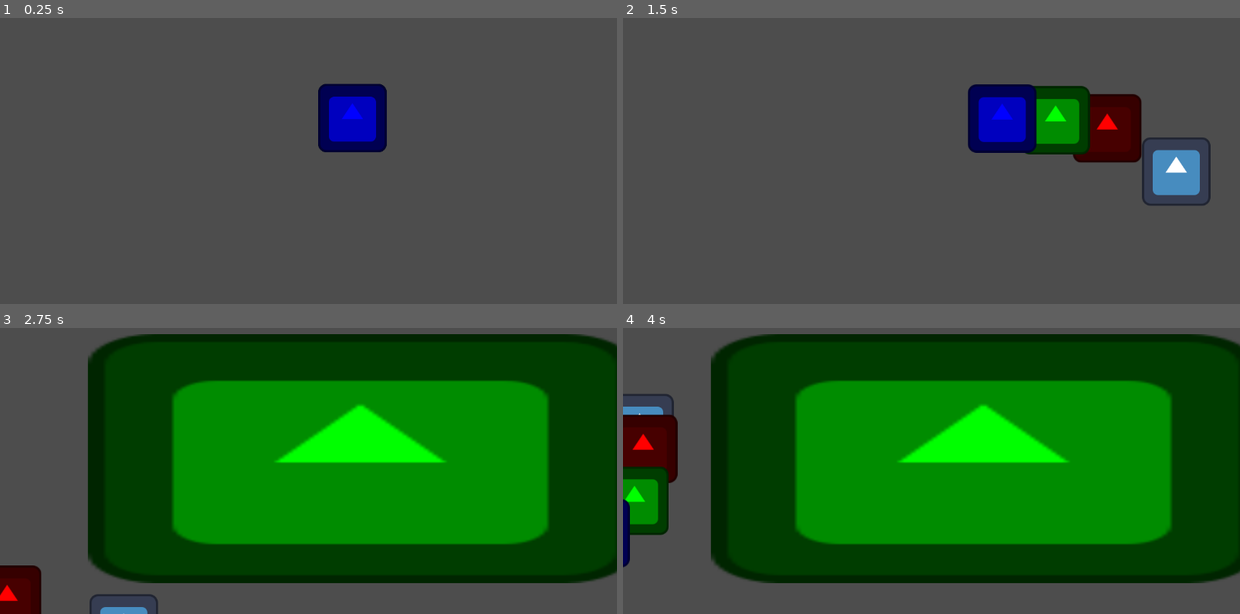
Above: before the commit, frames 1-4 (two rows, left to right).
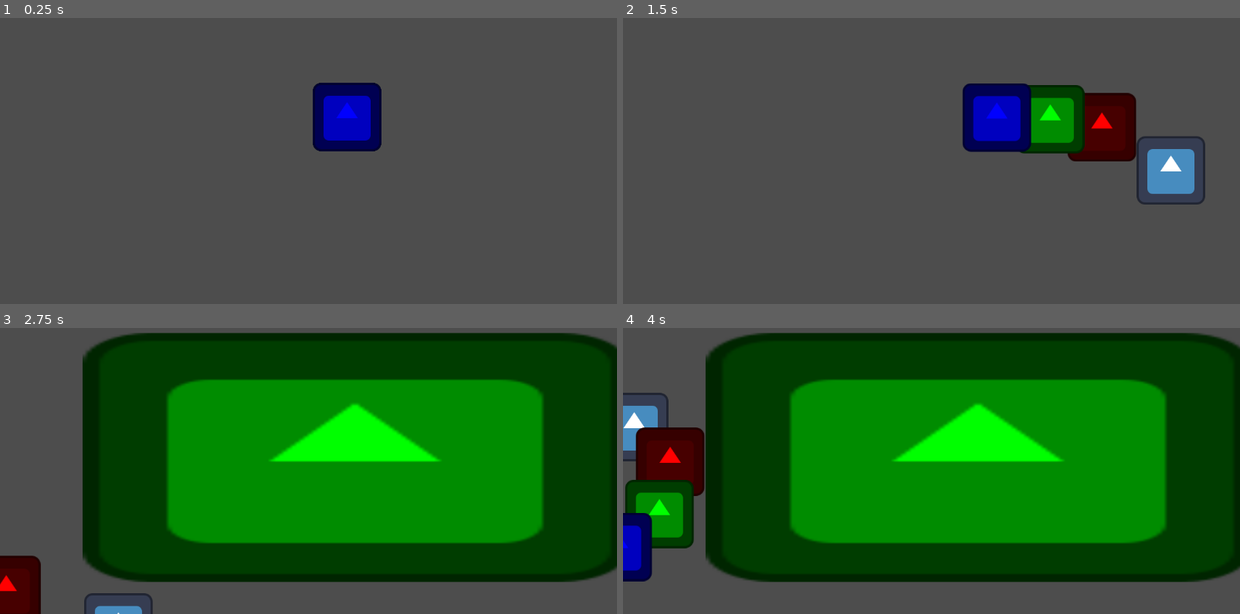
Above: after the commit, the same moments.

Repository: EmmaSchmucker/Chaos-Jam-AM-1
Game: Godot game, scene res://WalkingScenes/IslandFox.tscn
The game is run twice, just before and just after one commit, with the same random seed, the same clock (stepped at 60 frames per second) and the same inputs. This scene is started directly instead of the project's main scene. The engine's default icon, where the game draws it, is replaced by a stand-in: a white triangle on a blue panel in a dark square.
Inputs:
- Up to frame 1 (0.25 s): no input
- Up to frame 2 (1.5 s): tap Enter at 0.5 s; hold Right (ui_right) 0.53-1.28 s; hold Down (ui_down) from 1.28 s (still down)
- Up to frame 3 (2.75 s): release Down (ui_down) at 2.03 s; hold Right (ui_right) from 2.03 s (still down)
- Up to frame 4 (4 s): release Right (ui_right) at 2.78 s; hold Up (ui_up) 2.78-3.53 s; hold Left (ui_left) from 3.53 s (still down)

The runs differ from the first frame. In frame 1, 1.1% of the frame differs, in the area x 50-63%, y 22-47%; in frame 2, 3.1%; in frame 3, 5.1%; in frame 4, 9.8%, in the area x 0-100%, y 1-90%.

Commit message:
BirdIsland setup

Diff:
--- /dev/null
+++ b/the-floating-forest/Levels/bird_island.tscn
@@ -0,0 +1,38 @@
+[gd_scene load_steps=5 format=3 uid="uid://qhcpci3kaods"]
+
+[ext_resource type="Texture2D" uid="uid://c83iiirdrh0mc" path="res://Art/grasstileset.png" id="1_cwo8h"]
+[ext_resource type="PackedScene" uid="uid://dhljbxps2adlj" path="res://WalkingScenes/Fox.tscn" id="2_akhdx"]
+
+[sub_resource type="TileSetAtlasSource" id="TileSetAtlasSource_n2ydt"]
+texture = ExtResource("1_cwo8h")
+texture_region_size = Vector2i(32, 32)
+0:0/0 = 0
+1:0/0 = 0
+2:0/0 = 0
+3:0/0 = 0
+4:0/0 = 0
+0:1/0 = 0
+1:1/0 = 0
+2:1/0 = 0
+3:1/0 = 0
+4:1/0 = 0
+0:2/0 = 0
+1:2/0 = 0
+2:2/0 = 0
+3:2/0 = 0
+4:2/0 = 0
+
+[sub_resource type="TileSet" id="TileSet_ksvpq"]
+tile_size = Vector2i(32, 32)
+sources/0 = SubResource("TileSetAtlasSource_n2ydt")
+
+[node name="BirdIsland" type="Node2D"]
+
+[node name="TileMapLayer" type="TileMapLayer" parent="."]
+tile_set = SubResource("TileSet_ksvpq")
+
+[node name="Camera2D" type="Camera2D" parent="."]
+position = Vector2(579, 328)
+
+[node name="Fox" parent="." instance=ExtResource("2_akhdx")]
+position = Vector2(582, 340)
--- a/the-floating-forest/WalkingScenes/IslandFox.tscn
+++ b/the-floating-forest/WalkingScenes/IslandFox.tscn
@@ -12,6 +12,7 @@
 [node name="IslandFox" type="Node2D"]
 
 [node name="NavigationRegion2D" type="NavigationRegion2D" parent="."]
+position = Vector2(60, -2)
 navigation_polygon = SubResource("NavigationPolygon_t7r8u")
 
 [node name="Fox" parent="." node_paths=PackedStringArray("Camera") instance=ExtResource("2_k7i4b")]
@@ -31,4 +32,4 @@
 texture = ExtResource("2_6e6wb")
 
 [node name="CustomCamera" parent="." instance=ExtResource("3_k7i4b")]
-position = Vector2(576, 324)
+position = Vector2(586, 326)
